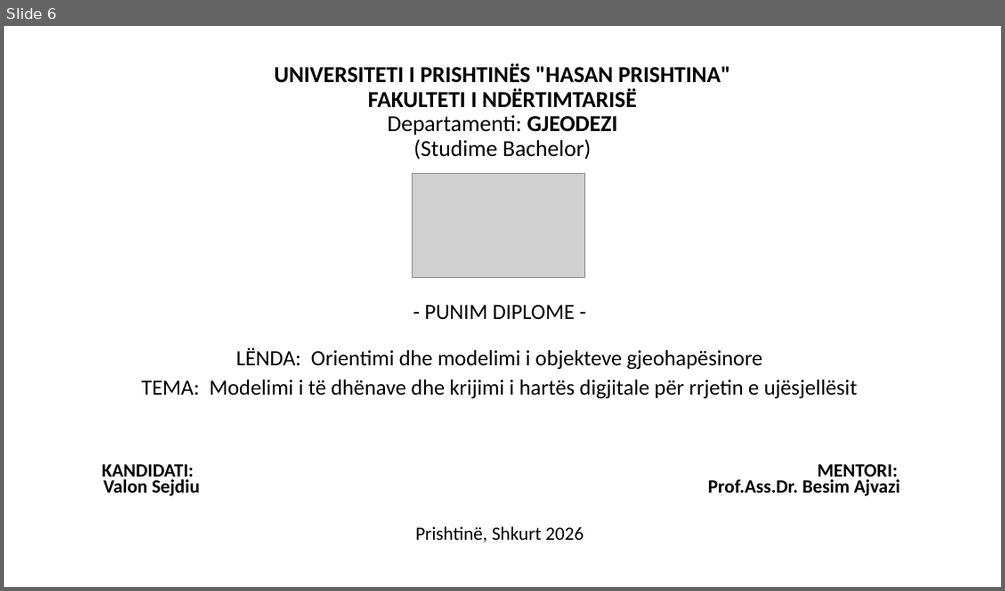
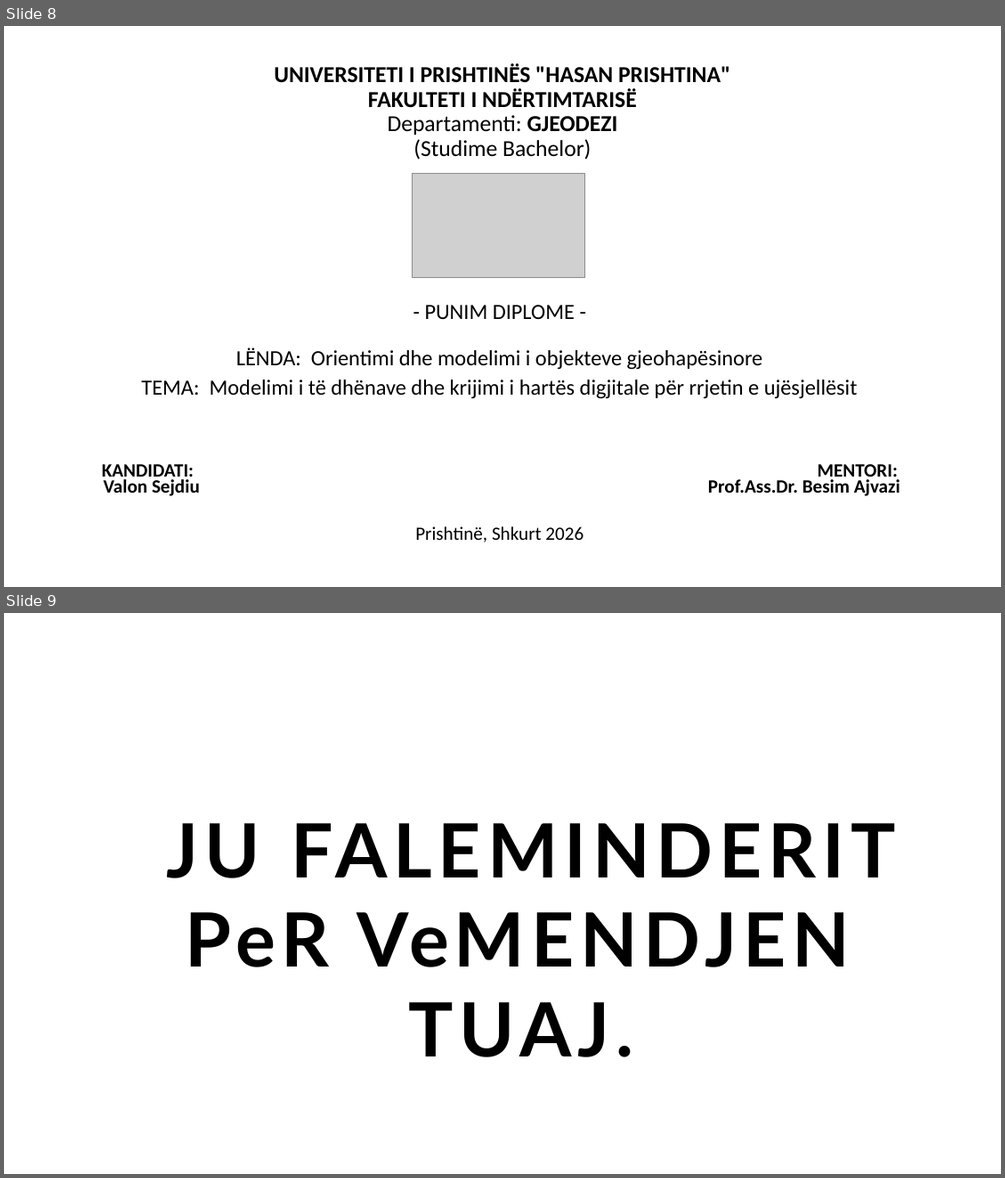
Before and after one commit to geo-coding/temaValoni, a slide deck: prezantimi/PowerPoint/Tema.pptx. Shown one above the other, each under a label of ours: slide 6 before the commit, slides 8 and 9 after it. The pictures are 1005x591 and 1005x1178 pixels, drawn with LibreOffice and Linux fonts; fonts in the diff are those of the drawing; grey boxes stand for pictures; background and template pictures are left out. Boxes give left, top, right and bottom in pixels: in the first picture for what was removed or moved away, otherwise in the second. Text is boxed around its words. In the diff, an @@ line names an element or a change of style, - is before the commit and + after.

```diff
--- a/prezantimi/PowerPoint/Tema.pptx
+++ b/prezantimi/PowerPoint/Tema.pptx
@@ slide 9 added at (x1=4, y1=613, x2=1001, y2=1174), background picture (left out) @@
@@ text added at (x1=167, y1=823, x2=896, y2=1057), 72 pt, text #000000, bold @@
+  JU FALEMINDERIT PeR VeMENDJEN TUAJ.
@@ what was slide 6 is now slide 8 @@
```
Also in this commit, not shown: 2 other slides added, 4 other files.
